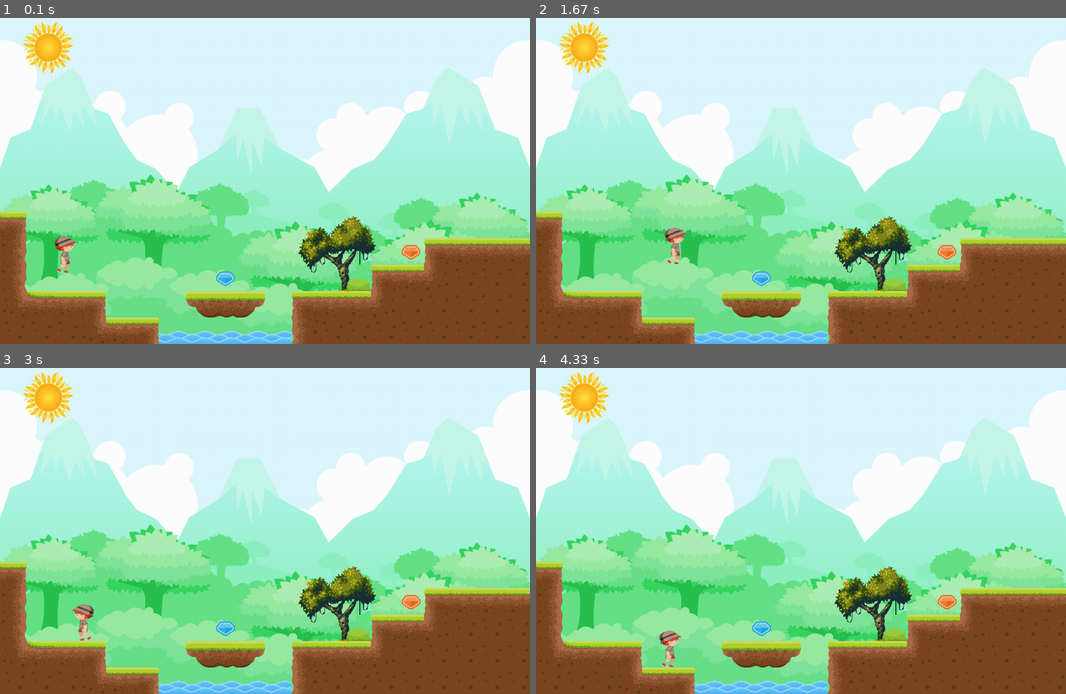
Above: before the commit, frames 1-4 (two rows, left to right).
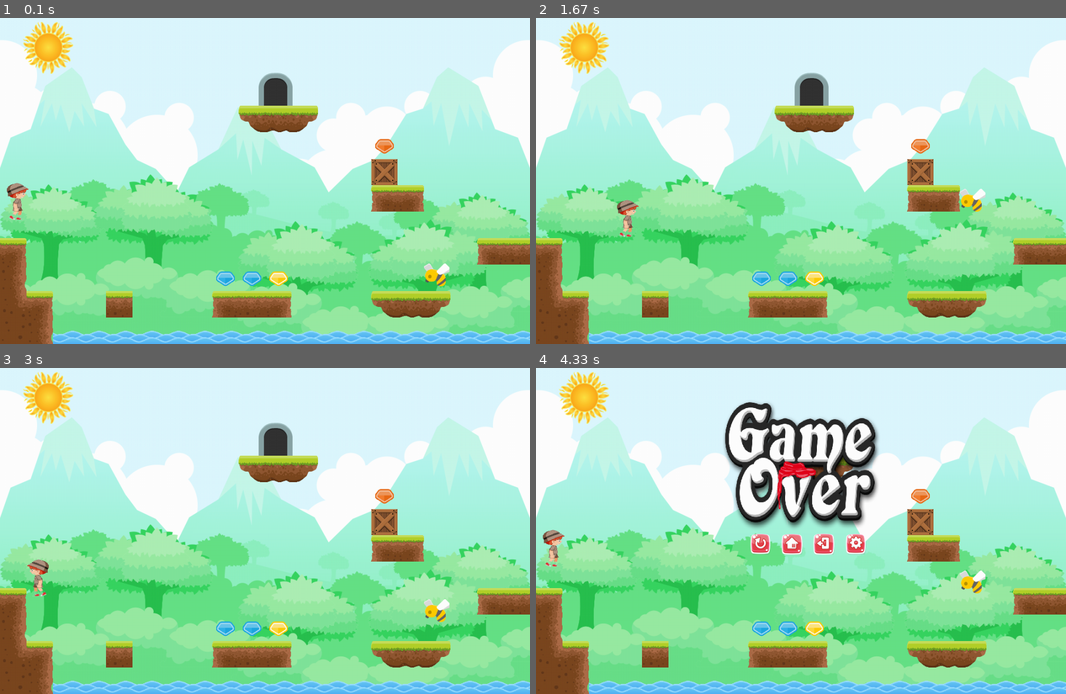
Above: after the commit, the same moments.

Repository: be-strongman/mini-games
Game: pygame game, started from Jungle Dash/game.py
Same seed, same stepped clock (60 frames per second), same inputs: the game is played once before the commit and once after it.
Inputs (mouse positions are in pixels of both pictures, inside the frame that each line leads up to):
- Up to frame 1 (0.1 s): no input
- Up to frame 2 (1.67 s): hold Right 0.33-0.8 s; hold Up 0.83-1.13 s; tap Space at 0.9, 1.23, 1.53 s; hold Right 1.17-1.63 s
- Up to frame 3 (3 s): hold Left 1.67-2.2 s; tap Space at 1.73, 2.03, 2.3, 2.6 s; hold Left 2.23-2.63 s
- Up to frame 4 (4.33 s): hold Right 3.07-3.7 s; tap Space at 3.13, 3.43 s; click (758, 544) at 3.78 s; press the mouse at (748, 576) at 4.1 s; move the mouse to (758, 557) at 4.2 s; move the mouse to (769, 537) at 4.3 s

The runs differ from the first frame. In frame 1, 20% of the frame differs, in the area x 0-100%, y 16-100%; in frame 2, 20%; in frame 3, 20%; in frame 4, 28%, in the area x 0-100%, y 10-100%.

Commit message:
updated jungle dash

Diff:
--- a/Jungle Dash/game.py
+++ b/Jungle Dash/game.py
@@ -13,20 +13,27 @@
 clock = pygame.time.Clock()
 FPS = 30
 
-bg = pygame.image.load('assets/BG.png')
-sun = pygame.image.load('assets/sun.png')
+level = 3
+level_dict = {
+	(i+1):f'levels/level{i+1}_data' for i in range(3)
+}
 
-f = open('levels/level1_data', 'rb')
+d = level_dict[level]
+f = open(d, 'rb')
 data = pickle.load(f)
 f.close()
 
+bg = pygame.image.load('assets/BG1.png')
+sun = pygame.image.load('assets/sun.png')
+
 water_group = pygame.sprite.Group()
 lava_group = pygame.sprite.Group()
-forest_groups = pygame.sprite.Group()
-diamond_groups = pygame.sprite.Group()
-groups = [water_group, lava_group, forest_groups, diamond_groups]
+forest_group = pygame.sprite.Group()
+diamond_group = pygame.sprite.Group()
+enemies_group = pygame.sprite.Group()
+groups = [water_group, lava_group, forest_group, diamond_group, enemies_group]
 world = World(win, data, groups)
-player = Player(win, (100, 440), world, groups)
+player = Player(win, (10, 340), world, groups)
 
 game_over = False
 running = True
@@ -47,6 +54,7 @@
 	world.draw()
 	for group in groups:
 		group.draw(win)
+	enemies_group.update(player)
 	game_over = player.update(pressed_keys, game_over)
 
 
--- a/Jungle Dash/level_editor.py
+++ b/Jungle Dash/level_editor.py
@@ -31,7 +31,7 @@
 
 # load backgrounds
 sun_img = pygame.image.load('assets/sun.png')
-bg_img = pygame.image.load('assets/BG2.png')
+bg_img = pygame.image.load('assets/BG1.png')
 bg_img = pygame.transform.scale(bg_img, (win_width - margin, HEIGHT))
 
 # load buttons
@@ -103,9 +103,9 @@
 					img = pygame.transform.scale(tiles[index-1], (tile_size, int(tile_size * 0.50)))
 					win.blit(img, (col * tile_size, row * tile_size + tile_size // 2))
 				if index == 16:
-					#mushroom blocks
-					img = pygame.transform.scale(tiles[index-1], (int(tile_size * 0.80), int(tile_size * 0.80)))
-					win.blit(img, (col * tile_size + tile_size//8, row * tile_size + tile_size // 5))
+					#Lava Still block
+					img = pygame.transform.scale(tiles[index-1], (tile_size, tile_size))
+					win.blit(img, (col * tile_size, row * tile_size))
 				if index == 17:
 					#Diamond blocks
 					img = pygame.transform.scale(tiles[index-1], (tile_size, tile_size))
@@ -119,13 +119,25 @@
 					img = pygame.transform.scale(tiles[index-1], (tile_size, int(tile_size * 0.50)))
 					win.blit(img, (col * tile_size, row * tile_size + tile_size // 2))
 				if index == 20:
+					#Water blocks
+					img = pygame.transform.scale(tiles[index-1], (tile_size, tile_size))
+					win.blit(img, (col * tile_size, row * tile_size))
+				if index == 21:
 					#tree blocks
 					img = pygame.transform.scale(tiles[index-1], (3*tile_size, 3 * tile_size))
 					win.blit(img, ((col-1) * tile_size + 10, (row-2) * tile_size + 5))
-				if index == 21:
-					#floating_platform blocks
-					img = pygame.transform.scale(tiles[index-1], (tile_size//2, tile_size//2))
-					win.blit(img, (col * tile_size + 10, row * tile_size))
+				if index == 22:
+					#mushroom blocks
+					img = pygame.transform.scale(tiles[index-1], (int(tile_size * 0.80), int(tile_size * 0.80)))
+					win.blit(img, (col * tile_size + tile_size//8, row * tile_size + tile_size // 5))
+				if index == 23:
+					#Bee blocks
+					img = pygame.transform.scale(tiles[index-1], (50, 50))
+					win.blit(img, (col * tile_size, row * tile_size))
+				if index == 24:
+					#Bee blocks
+					img = tiles[index-1]
+					win.blit(img, (col * tile_size - tile_size//4, row * tile_size - tile_size//4))
 
 
 class Button:
--- a/Jungle Dash/objects.py
+++ b/Jungle Dash/objects.py
@@ -32,7 +32,7 @@
 			col_count = 0
 			for col in row:
 				if col > 0:
-					if col in range(1,14):
+					if col in range(1,14) or col == 18:
 						# dirt blocks
 						img = pygame.transform.scale(tiles[col-1], (tile_size, tile_size))
 						rect = img.get_rect()
@@ -48,20 +48,42 @@
 
 					if col == 15:
 						# lava
-						lava = Fluid('lava', col_count * tile_size, row_count * tile_size + tile_size // 2)
+						lava = Fluid('lava_flow', col_count * tile_size, row_count * tile_size + tile_size // 2)
 						self.groups[1].add(lava)
+
 					if col == 17:
 						# diamond
 						diamond = Diamond(col_count * tile_size, row_count * tile_size)
 						self.groups[3].add(diamond)
 					if col == 19:
 						# water block
-						water = Fluid('water', col_count * tile_size, row_count * tile_size + tile_size // 2)
+						water = Fluid('water_flow', col_count * tile_size, row_count * tile_size + tile_size // 2)
 						self.groups[1].add(water)
 					if col == 20:
+						# water block
+						water = Fluid('water_still', col_count * tile_size, row_count * tile_size)
+						self.groups[1].add(water)
+					if col == 21:
 						# tree
 						tree = Forest('tree', (col_count-1) * tile_size + 10, (row_count-2) * tile_size + 5)
 						self.groups[2].add(tree)
+					if col == 22:
+						# mushroom
+						mushroom = Forest('mushroom', col_count * tile_size, row_count * tile_size + tile_size // 4)
+						self.groups[2].add(mushroom)
+					if col == 23:
+						# bee
+						bee = Bee(col_count * tile_size, row_count * tile_size)
+						self.groups[4].add(bee)
+					if col == 24:
+						#Gate blocks
+						img = pygame.image.load('tiles/24.png')
+						rect = img.get_rect()
+						rect.x = col_count * tile_size - tile_size//4
+						rect.y = row_count * tile_size - tile_size//4
+						tile = (img, rect)
+						self.tile_list.append(tile)
+
 
 
 				col_count += 1
@@ -148,6 +170,10 @@
 				game_over  = True
 			if pygame.sprite.spritecollide(self, self.groups[1], False):
 				game_over  = True
+			if pygame.sprite.spritecollide(self, self.groups[3], True):
+				pass
+			if pygame.sprite.spritecollide(self, self.groups[4], False):
+				game_over = True
 
 			# updating player position
 			self.rect.x += dx
@@ -156,6 +182,8 @@
 			# 	self.rect.x = self.width
 			if self.rect.x >= WIDTH - self.width:
 				self.rect.x = WIDTH - self.width
+			if self.rect.x <= 0:
+				self.rect.x = 0
 
 
 		elif game_over:
@@ -164,7 +192,14 @@
 				self.rect.y -= 5
 
 			self.win.blit(game_over_img, game_over_rect)
-
+			replay = replay_btn.draw(self.win)
+			home_btn.draw(self.win)
+			exit_btn.draw(self.win)
+			setting_btn.draw(self.win)
+
+			if replay:
+				self.reset(self.win, (10, 340), self.world, self.groups)
+				game_over = False
 
 		# displaying player on window
 		self.win.blit(self.image, self.rect)
@@ -206,12 +241,17 @@
 	def __init__(self, type_, x, y):
 		super(Fluid, self).__init__()
 
-		if type_ == 'water':
+		if type_ == 'water_flow':
 			img = pygame.image.load('tiles/19.png')
-		elif type_ == 'lava':
+			self.image = pygame.transform.scale(img, (tile_size, tile_size // 2 + tile_size // 4))
+		if type_ == 'water_still':
+			img = pygame.image.load('tiles/20.png')
+			self.image = pygame.transform.scale(img, (tile_size, tile_size))
+		elif type_ == 'lava_flow':
 			img = pygame.image.load('tiles/15.png')
-
-		self.image = pygame.transform.scale(img, (tile_size, tile_size // 2 + tile_size // 4))
+			self.image = pygame.transform.scale(img, (tile_size, tile_size // 2 + tile_size // 4))
+
+
 		self.rect = self.image.get_rect()
 		self.rect.x = x
 		self.rect.y = y
@@ -225,8 +265,12 @@
 			self.image = pygame.transform.scale(img, (tile_size, int(tile_size * 0.50)))
 
 		if type_ == 'tree':
-			img = pygame.image.load('tiles/20.png')
+			img = pygame.image.load('tiles/21.png')
 			self.image = pygame.transform.scale(img, (3*tile_size, 3 * tile_size))
+
+		if type_ == 'mushroom':
+			img = pygame.image.load('tiles/22.png')
+			self.image = pygame.transform.scale(img, (int(tile_size * 0.80), int(tile_size * 0.80)))
 
 		self.rect = self.image.get_rect()
 		self.rect.x = x
@@ -243,8 +287,76 @@
 		self.rect.x = x
 		self.rect.y = y
 
+class Bee(pygame.sprite.Sprite):
+	def __init__(self, x, y):
+		super(Bee, self).__init__()
+
+		img = pygame.image.load('tiles/23.png')
+		self.img_left = pygame.transform.scale(img, (48,48))
+		self.img_right = pygame.transform.flip(self.img_left, True, False)
+		self.image = self.img_left
+		self.rect = self.image.get_rect()
+		self.rect.x = x
+		self.rect.y = y
+
+		self.pos = self.rect.y
+		self.dx = 3
+
+	def update(self, player):
+		if self.rect.x >= player.rect.x:
+			self.image = self.img_left
+		else:
+			self.image = self.img_right
+
+		if self.rect.y >= self.pos:
+			self.dx *= -1
+		if self.rect.y <= self.pos - tile_size * 3:
+			self.dx *= -1
+
+		self.rect.y += self.dx
+
+
+
 class Button(pygame.sprite.Sprite):
-	pass
+	def __init__(self, type_, x, y):
+		super(Button, self).__init__()
+
+		if type_ == 'replay':
+			img = pygame.image.load('assets/replay.png')
+		if type_ == 'home':
+			img = pygame.image.load('assets/home.png')
+		if type_ == 'exit':
+			img = pygame.image.load('assets/exit.png')
+		if type_ == 'setting':
+			img = pygame.image.load('assets/setting.png')
+		# if type_ == 'replay':
+		# 	img = pygame.image.load('assets/replay.png')
+
+		self.image = pygame.transform.scale(img, (45,42))
+		self.rect = self.image.get_rect()
+		self.rect.x = x
+		self.rect.y = y
+
+		self.clicked = False
+
+	def draw(self, win):
+		action = False
+		pos = pygame.mouse.get_pos()
+		if self.rect.collidepoint(pos):
+			if pygame.mouse.get_pressed()[0] and not self.clicked:
+				action = True
+				self.clicked = True
+
+			if not pygame.mouse.get_pressed()[0]:
+				self.clicked = False
+
+		win.blit(self.image, self.rect)
+		return action
+
+replay_btn  = Button('replay', WIDTH//2 - 100, HEIGHT//2 + 20)
+home_btn  = Button('home', WIDTH//2 - 40, HEIGHT//2 + 20)
+exit_btn  = Button('exit', WIDTH//2 + 20, HEIGHT//2 + 20)
+setting_btn  = Button('setting', WIDTH//2 + 80, HEIGHT//2 + 20)
 
 
 
Renamed: Jungle Dash/assets/BG.png -> Jungle Dash/assets/BG1.png
Binary file changed: Jungle Dash/assets/BG2.png
Binary file changed: Jungle Dash/assets/exit.png
Binary file changed: Jungle Dash/assets/home.png
Binary file changed: Jungle Dash/assets/music-on.png
Binary file changed: Jungle Dash/assets/replay.png
Binary file added: Jungle Dash/assets/setting.png
Binary file removed: Jungle Dash/assets/settings.png
Binary file added: Jungle Dash/assets/—Pngtree—game ui set of play_5435248.png
Binary file changed: Jungle Dash/levels/level1_data
Binary file added: Jungle Dash/levels/level2_data
Binary file added: Jungle Dash/levels/level3_data
(and 9 more such lines)
